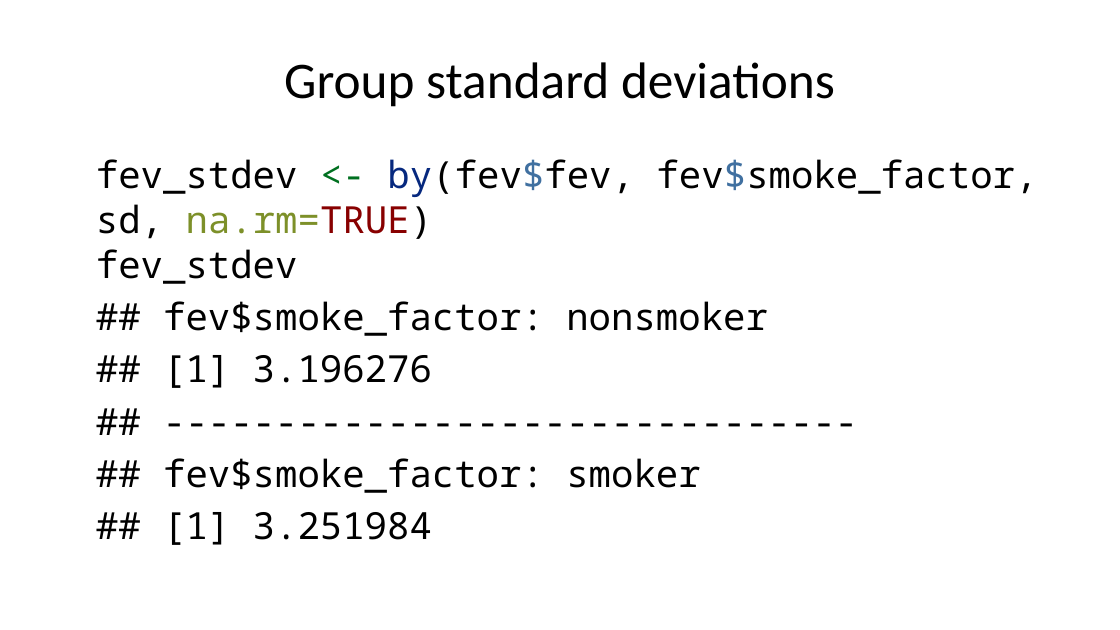
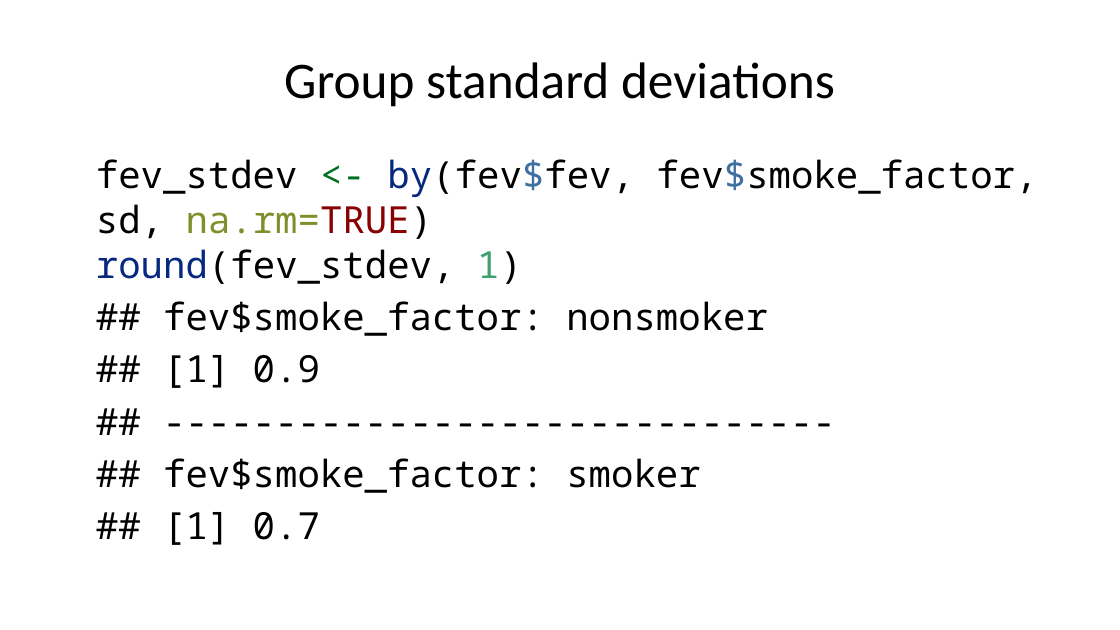
Before and after one commit to pmean/classes, a slide deck: slide 26 of introduction-to-r/results/v05-slides-and-speaker-notes.pptx (slide 25 before the commit). Drawn at 1120x630 pixels with LibreOffice and Linux fonts; fonts in the diff are those of the drawing. Boxes give left, top, right and bottom in pixels: in the first picture for what was removed or moved away, otherwise in the second. Text is boxed around its words. In the diff, an @@ line names an element or a change of style, - is before the commit and + after.

```diff
--- a/introduction-to-r/results/v05-slides-and-speaker-notes.pptx
+++ b/introduction-to-r/results/v05-slides-and-speaker-notes.pptx
@@ text at (x1=96, y1=159, x2=1037, y2=545): text changed @@
-fev_stdev <- by(fev$fev, fev$smoke_factor, sd, na.rm=TRUE)
-fev_stdev
-## fev$smoke_factor: nonsmoker
-## [1] 3.196276
-## -------------------------------
-## fev$smoke_factor: smoker
-## [1] 3.251984
+fev_stdev <- by(fev$fev, fev$smoke_factor, sd, na.rm=TRUE)
+round(fev_stdev, 1)
+## fev$smoke_factor: nonsmoker
+## [1] 0.9
+## ------------------------------
+## fev$smoke_factor: smoker
+## [1] 0.7
```
Also in this commit, not shown: 16 other slides changed, 2 slides added, 9 other files.
